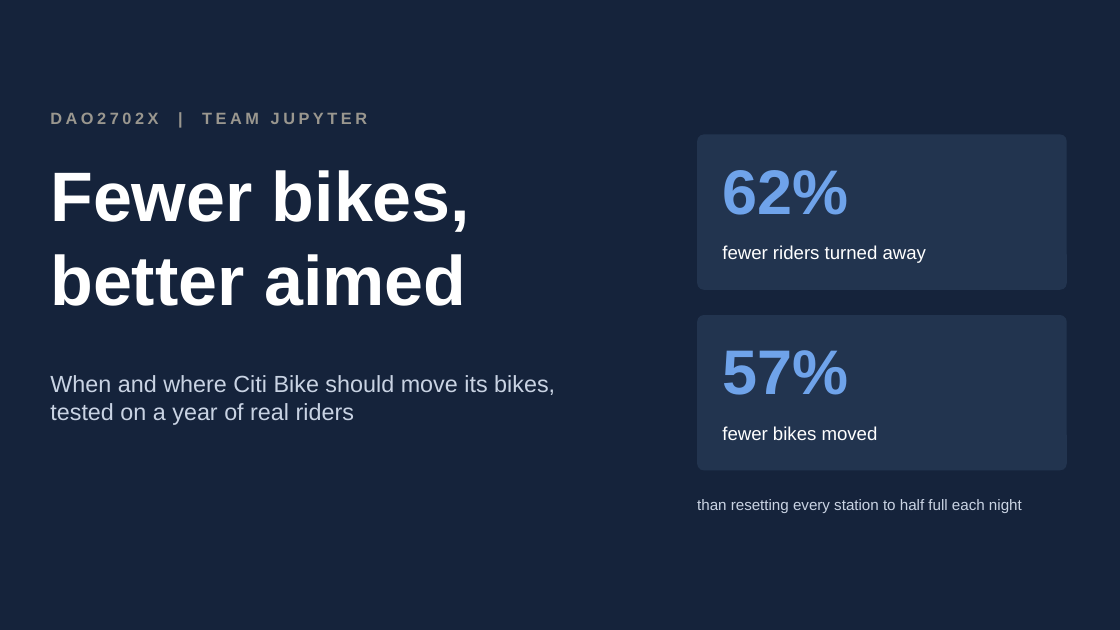
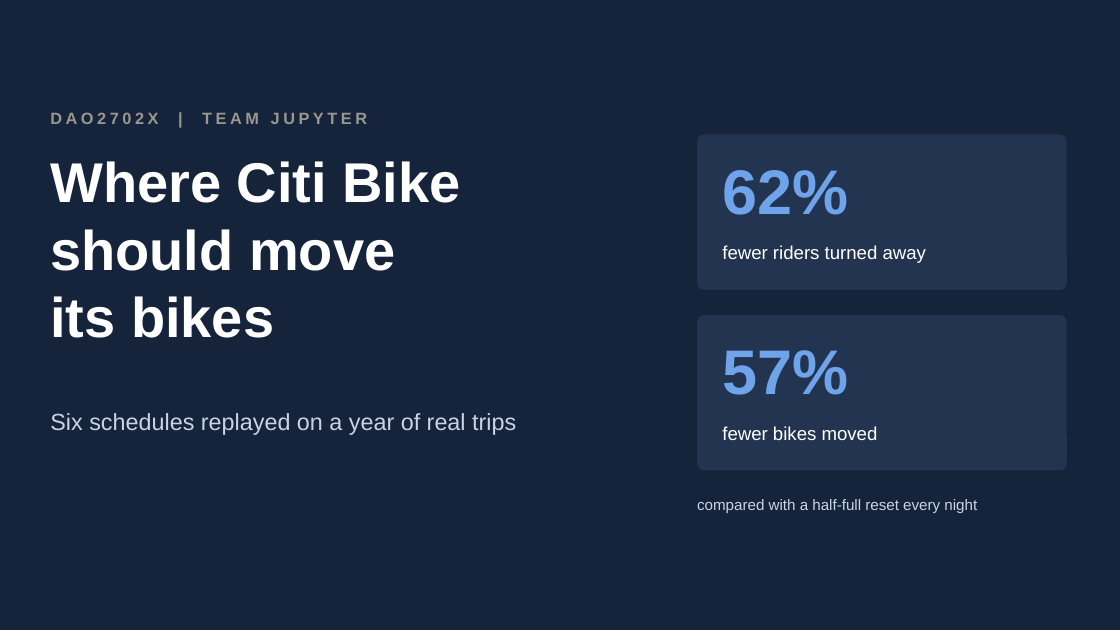
Before and after one commit to martin-gbeck/citibike-rebalancing, a slide deck: slide 1 of presentation/citibike-presentation.pptx. Drawn at 1120x630 pixels with LibreOffice and Linux fonts; fonts in the diff are those of the drawing. Boxes give left, top, right and bottom in pixels: in the first picture for what was removed or moved away, otherwise in the second. Text is boxed around its words. In the diff, an @@ line names an element or a change of style, - is before the commit and + after.

```diff
--- a/presentation/citibike-presentation.pptx
+++ b/presentation/citibike-presentation.pptx
@@ text at [50, 161, 460, 338]: text changed; size 60 to 48 pt @@
-Fewer bikes,
-better aimed
+Where Citi Bike
+should move
+its bikes
@@ text at [50, 413, 516, 435]: text changed @@
-When and where Citi Bike should move its bikes, tested on a year of real riders
+Six schedules replayed on a year of real trips
@@ text at [697, 499, 977, 513]: text changed @@
-than resetting every station to half full each night
+compared with a half-full reset every night
```
Also in this commit, not shown: 15 other slides changed, 1 other file.
